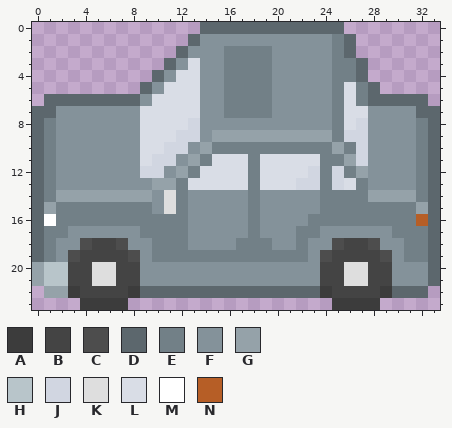
Pixel-art file: assets/sedan.aseprite. The picture above is the old version.
34x24 pixels, 1 frame. Colours within 5 levels of each other are drawn and written as one.
Palette (. is transparent): A #3c3c3c  B #444444  C #4d4d4d  D #5c676d  E #728087  F #84929a  G #95a2a9  H #b8c5ca  J #d1d6e1  K #dedede  L #d9dde6  M #ffffff  N #b65e26
After the commit:
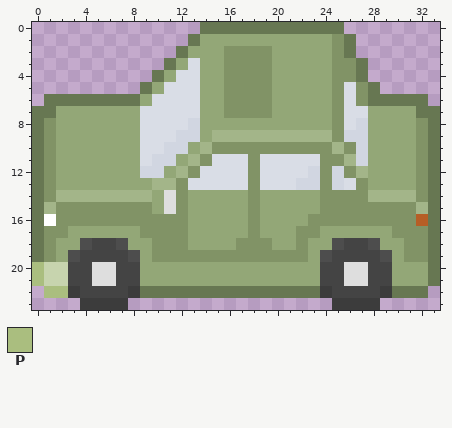
Colours new in this view: P #aabe7f
The exact change:
layer "purple" added
layer "green" added
layer "Layer 2" removed
Colour D changes from #5c676d to #677752.
Colour E changes from #728087 to #819366.
Colour F changes from #84929a to #93a777.
Colour G changes from #95a2a9 to #a3b589.
Colour H changes from #b8c5ca to #c7d4ae.
Layer "green":
The author changed colour G to colour P in rows 20 to 21 at x 0; in row 22 at x 1 to 2.
Where, in picture pixels (left, top, right, bottom), the same in both pictures:
changed: (32, 22, 440, 298)
